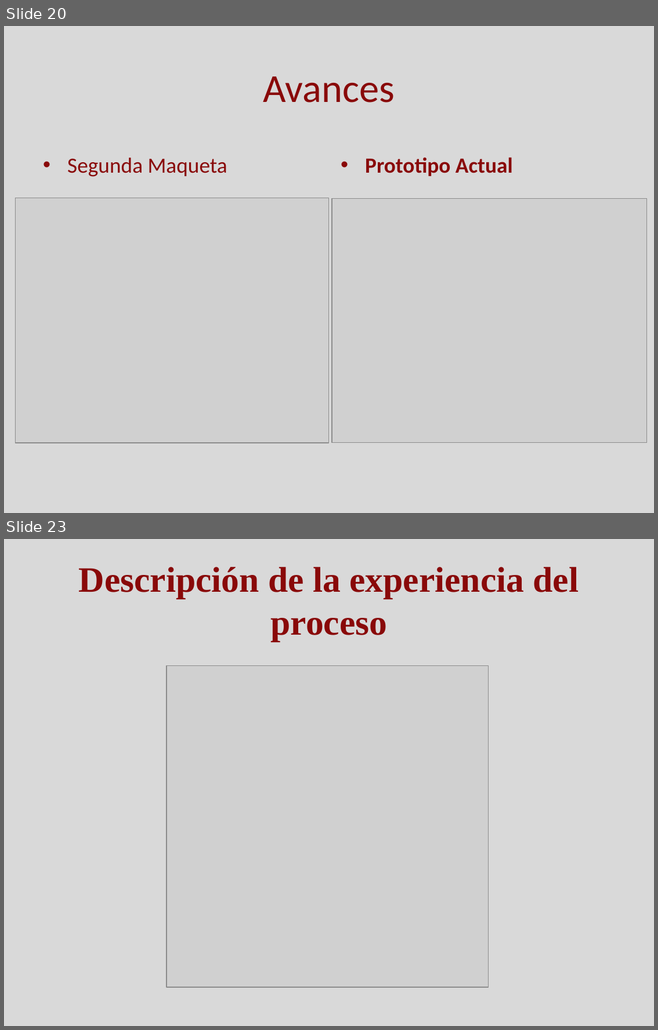
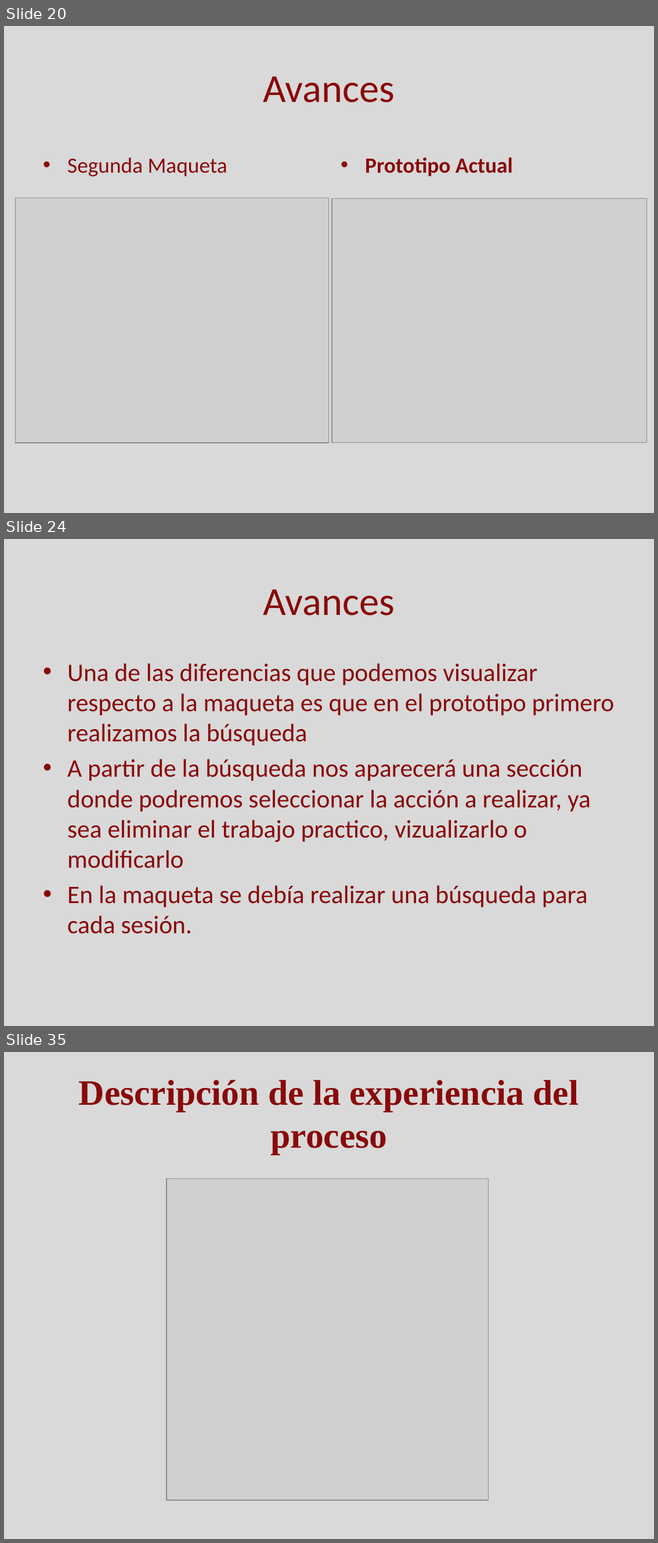
Before and after one commit to Skruptovski/SCTps, a slide deck: Documentación/Presentacion SCTPs.pptx. Shown one above the other, each under a label of ours: slides 20 and 23 before the commit, slides 20, 24 and 35 after it; the slides between them are not shown. The pictures are 658x1030 and 658x1543 pixels, drawn with LibreOffice and Linux fonts; fonts in the diff are those of the drawing; grey boxes stand for pictures. Boxes give left, top, right and bottom in pixels: in the first picture for what was removed or moved away, otherwise in the second. Text is boxed around its words. In the diff, an @@ line names an element or a change of style, - is before the commit and + after.

```diff
--- a/Documentación/Presentacion SCTPs.pptx
+++ b/Documentación/Presentacion SCTPs.pptx
@@ slide 24 added at (x1=4, y1=539, x2=654, y2=1026), background #D9D9D9 @@
@@ title added at (x1=263, y1=589, x2=395, y2=616), 44 pt, text #890909 @@
+Avances
@@ text added at (x1=67, y1=663, x2=614, y2=934), 28 pt, text #890909 @@
+• Una de las diferencias que podemos visualizar respecto a la maqueta es que en el prototipo primero realizamos la búsqueda
+• A partir de la búsqueda nos aparecerá una sección donde podremos seleccionar la acción a realizar, ya sea eliminar el trabajo practico, vizualizarlo o modificarlo
+• En la maqueta se debía realizar una búsqueda para cada sesión.
@@ what was slide 23 is now slide 35 @@
```
Also in this commit, not shown: 2 slides changed, 12 other slides added, 1 slide removed, 2 other files.
